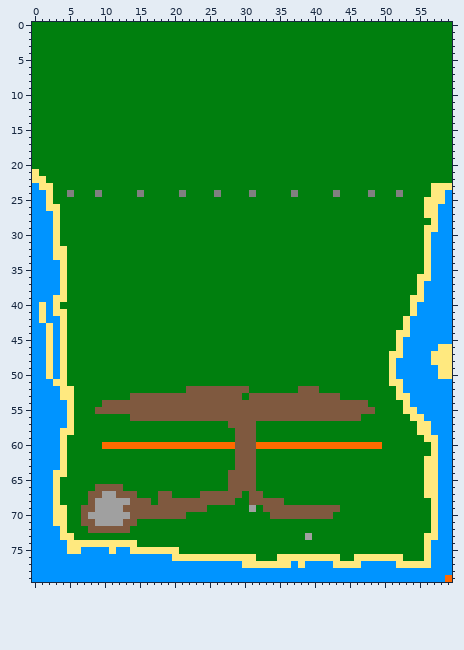
Sprite sheet, stored at game_graphics/res/map/map.png. This is how it looked before the edit.
The file is 60x80 pixels.
The result:
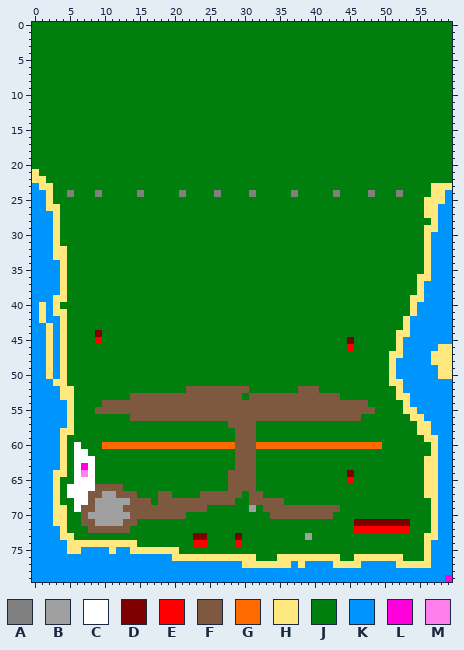
Palette (. is transparent): A #808080  B #a0a0a0  C #ffffff  D #7f0000  E #ff0000  F #7f593f  G #ff6a00  H #ffe97f  J #007f0e  K #0094ff  L #ff00dc  M #ff7fed
From old to new:
{"y":44,"x":9,"old":"J","new":"D"}
{"y":45,"x":9,"old":"J","new":"E"}
{"y":45,"x":45,"old":"J","new":"D"}
{"y":46,"x":45,"old":"J","new":"E"}
{"y":60,"x":6,"old":"J","new":"C"}
{"y":61,"x":6,"old":"JJ","new":"CC"}
{"y":62,"x":6,"old":"JJJ","new":"CCC"}
{"y":63,"x":6,"old":"JJJ","new":"CLC"}
{"y":64,"x":6,"old":"JJJ","new":"CMC"}
{"y":64,"x":45,"old":"J","new":"D"}
{"y":65,"x":6,"old":"JJJ","new":"CCC"}
{"y":65,"x":45,"old":"J","new":"E"}
{"y":66,"x":5,"old":"JJJJ","new":"CCCC"}
{"y":67,"x":5,"old":"JJJ","new":"CCC"}
{"y":68,"x":6,"old":"JJ","new":"CC"}
{"y":69,"x":6,"old":"J","new":"C"}
{"y":71,"x":46,"old":"JJJJJJJJ","new":"DDDDDDDD"}
{"y":72,"x":46,"old":"JJJJJJJJ","new":"EEEEEEEE"}
{"y":73,"x":23,"old":"JJ","new":"DD"}
{"y":73,"x":29,"old":"J","new":"D"}
{"y":74,"x":23,"old":"JJ","new":"EE"}
{"y":74,"x":29,"old":"J","new":"E"}
{"y":79,"x":59,"old":"G","new":"L"}
{"label":"changed","picture_box":[95,330,102,344]}
{"label":"changed","picture_box":[347,337,354,351]}
{"label":"changed","picture_box":[67,442,95,512]}
{"label":"changed","picture_box":[347,470,354,484]}
{"label":"changed","picture_box":[354,519,410,533]}
{"label":"changed","picture_box":[193,533,242,547]}
{"label":"changed","picture_box":[445,575,452,582]}
